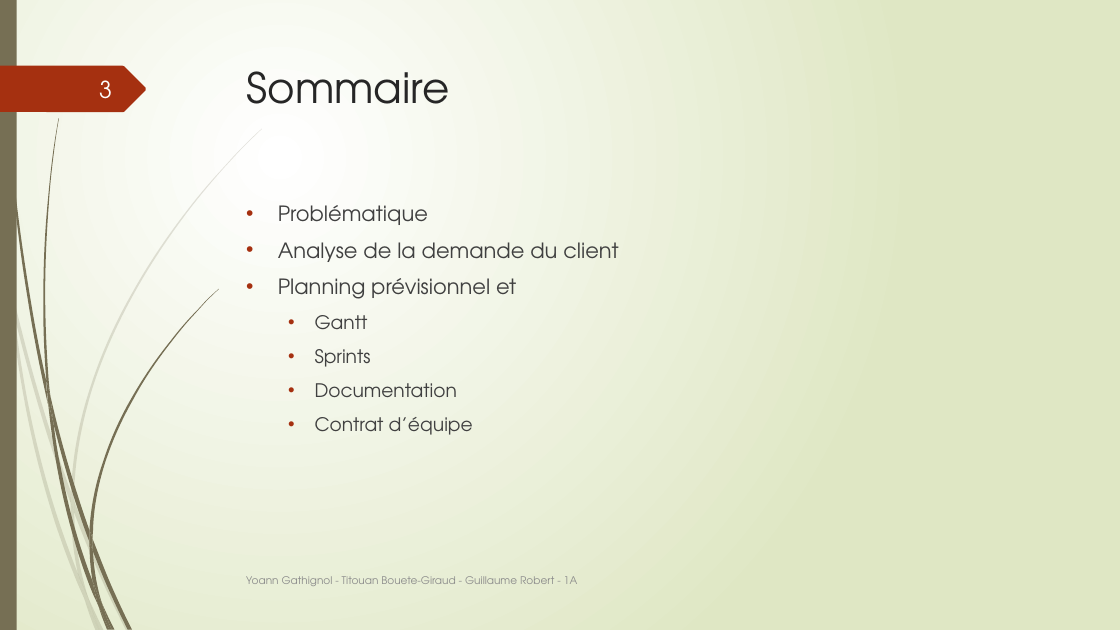
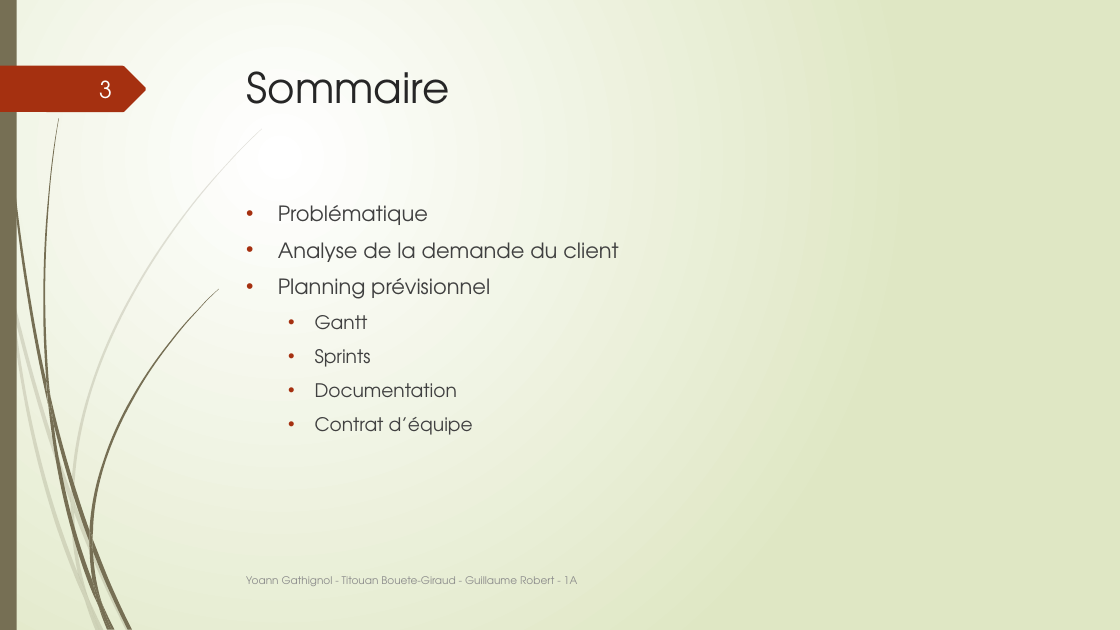
Before and after one commit to Guyoms/PTUT2016, a slide deck: slide 3 of SOUTENANCE/I HEAR I SAY.pptx. Drawn at 1120x630 pixels with LibreOffice and Linux fonts; fonts in the diff are those of the drawing. Boxes give left, top, right and bottom in pixels: in the first picture for what was removed or moved away, otherwise in the second. Text is boxed around its words. In the diff, an @@ line names an element or a change of style, - is before the commit and + after.

```diff
--- a/SOUTENANCE/I HEAR I SAY.pptx
+++ b/SOUTENANCE/I HEAR I SAY.pptx
@@ text at (x1=278, y1=278, x2=490, y2=299): text changed @@
-• Planning prévisionnel et
+• Planning prévisionnel
```
Also in this commit, not shown: 2 other slides changed.
